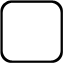
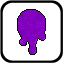
Layer changes from the first 64px x 64px image to the second:
showed "Layer 1" over [17, 9, 46, 55]
